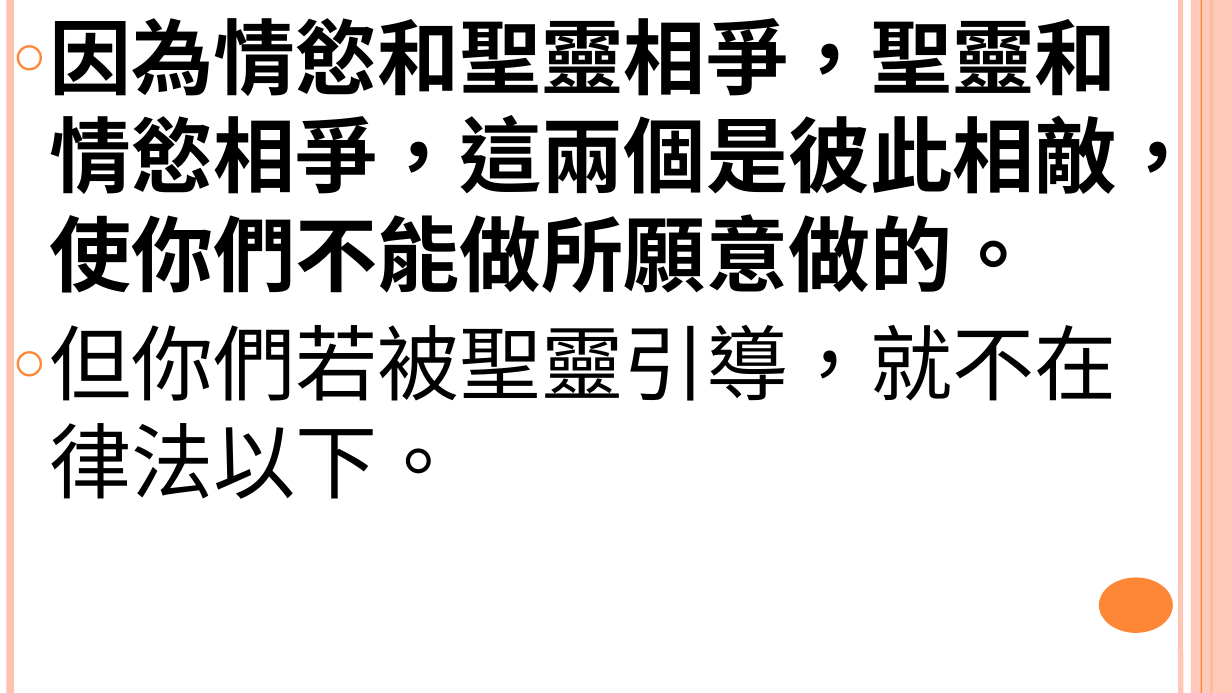
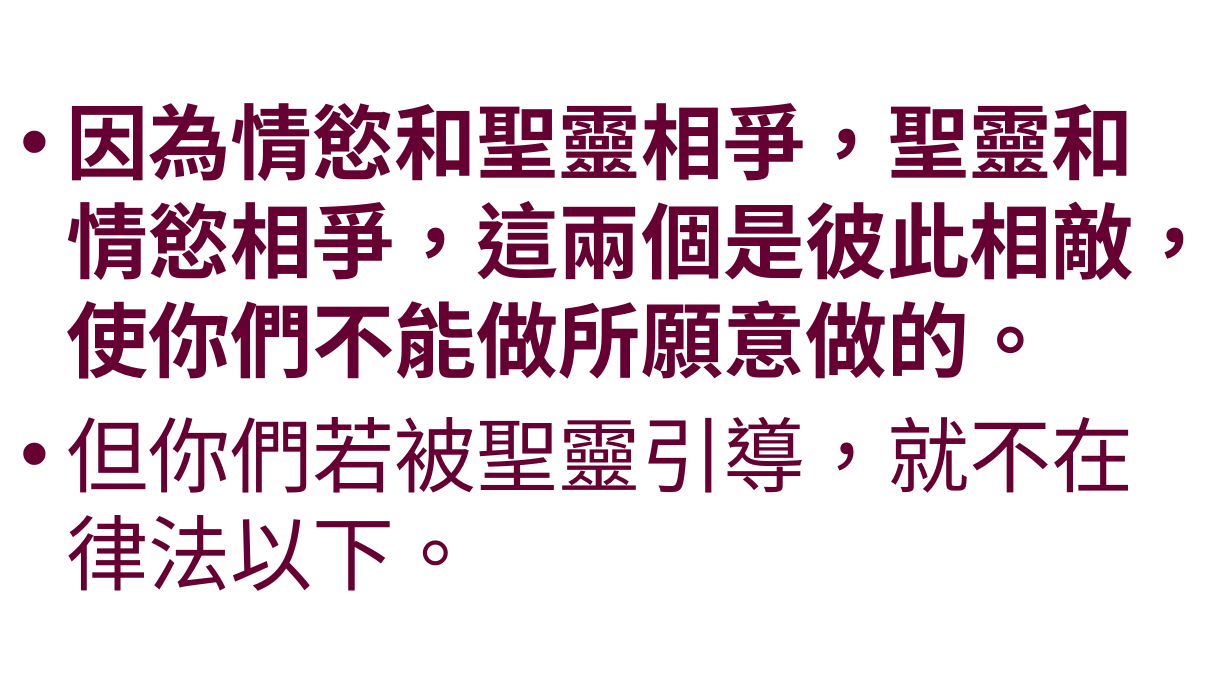
Before and after one commit to batisuoc/worship-resources, a slide deck: slide 4 of 11聖靈引導.pptx. Drawn at 1232x693 pixels with LibreOffice and Linux fonts; fonts in the diff are those of the drawing; background and template pictures are left out. Boxes give left, top, right and bottom in pixels: in the first picture for what was removed or moved away, otherwise in the second. Text is boxed around its words. In the diff, an @@ line names an element or a change of style, - is before the commit and + after.

```diff
--- a/11聖靈引導.pptx
+++ b/11聖靈引導.pptx
@@ text "因為情慾和聖靈相爭，聖靈和情慾相爭，這兩個是彼此相敵，使你們不能做所願意做的。": place and size @@
-text "因為情慾和聖靈相爭，聖靈和情慾相爭，這兩個是彼此相敵，使你們不能做所願意做的。" at bbox=[49, 18, 1199, 499]
+text "因為情慾和聖靈相爭，聖靈和情慾相爭，這兩個是彼此相敵，使你們不能做所願意做的。" at bbox=[66, 103, 1216, 591]
@@ text "因為情慾和聖靈相爭，聖靈和情慾相爭，這兩個是彼此相敵，使你們不能做所願意做的。" at bbox=[66, 103, 1216, 591]: font Noto Sans CJK TC to Noto Sans CJK SC, text colour #000000 to #660033; bullet ○ to •; more space between paragraphs; vertical alignment top to middle @@
@@ line removed from (10, 0) to (10, 692) @@
@@ line removed from (1180, 0) to (1180, 692) @@
@@ rectangle removed at bbox=[1191, 0, 1232, 692] @@
@@ line removed from (1201, 0) to (1201, 692) @@
@@ line removed from (1211, 0) to (1211, 692) @@
@@ ellipse removed at bbox=[1099, 578, 1173, 633] @@
```
Also in this commit, not shown: 6 other slides changed, 1 other file.
